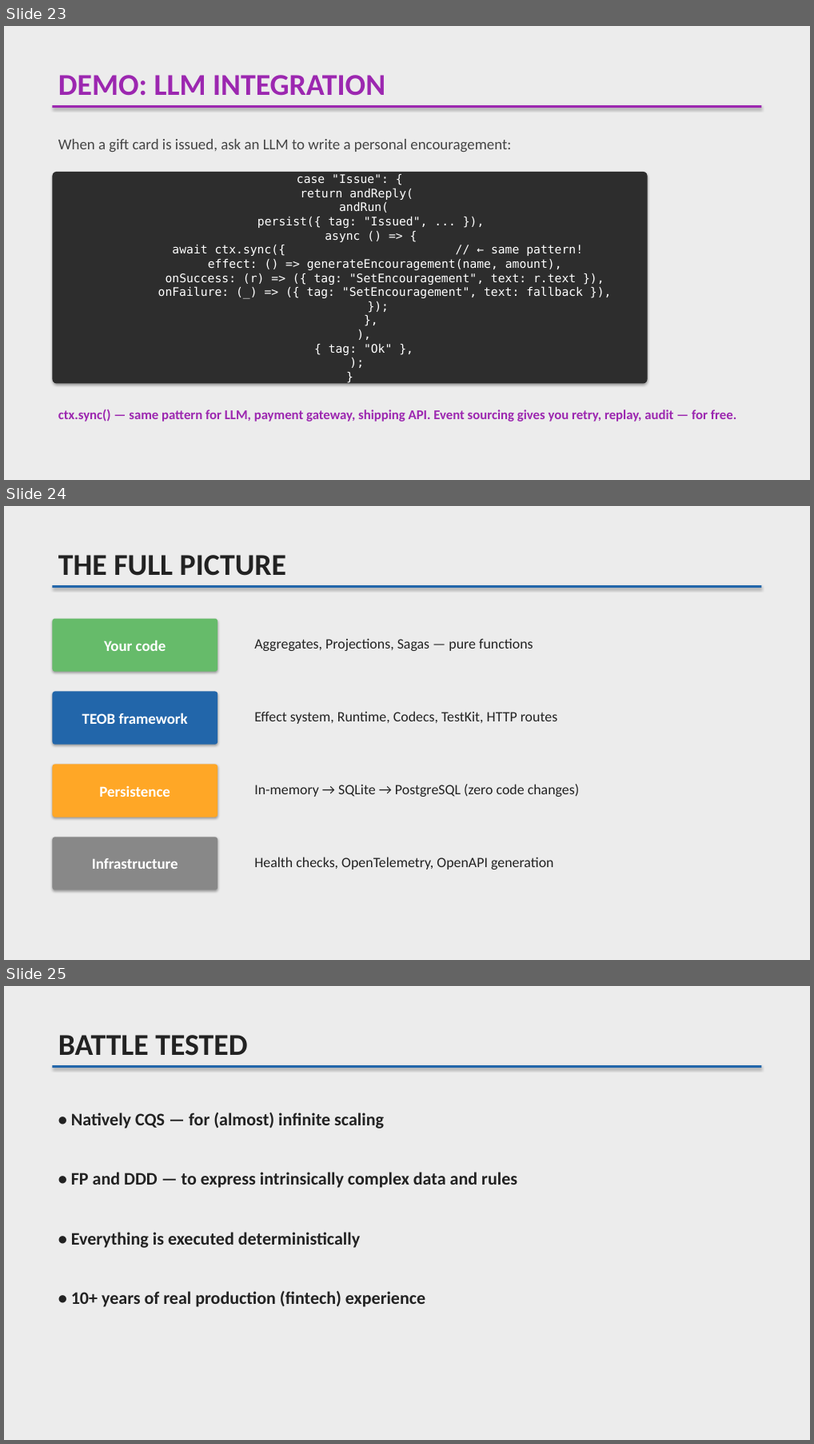
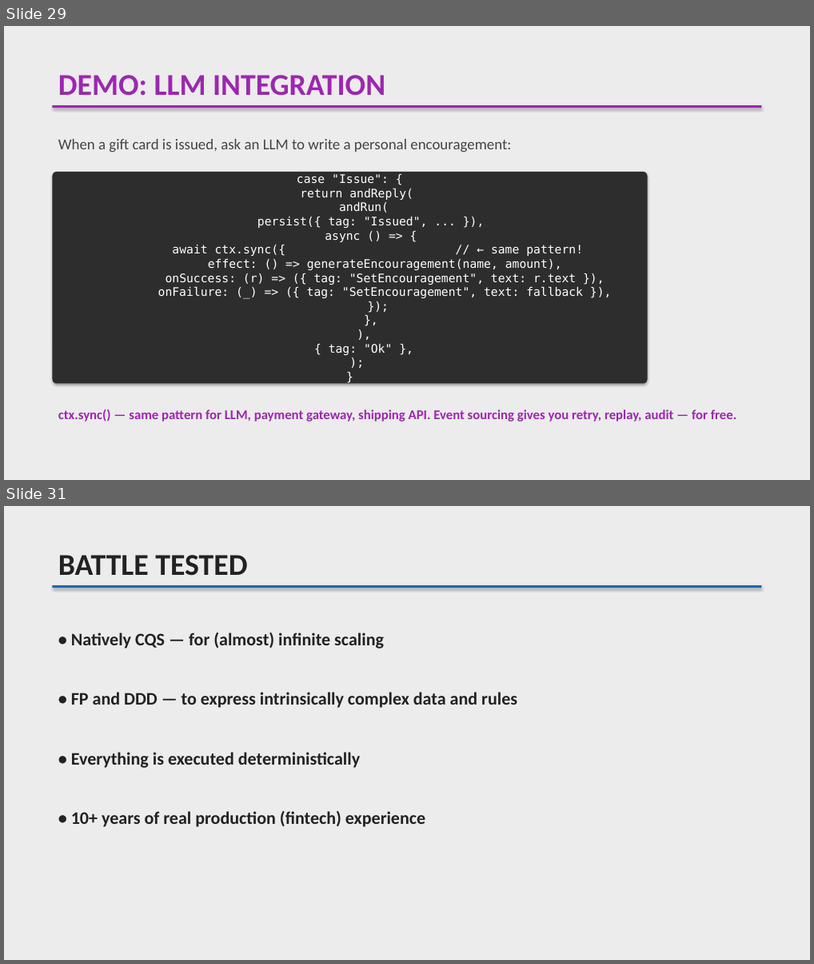
Before and after one commit to lambda-house/teob-ts-workshop-gift-card, a slide deck: slides/DDD-Workshop-Slides.pptx. Shown one above the other, each under a label of ours: slides 23, 24 and 25 before the commit, slides 29 and 31 after it; the slides between them are not shown. The pictures are 814x1444 and 814x964 pixels, drawn with LibreOffice and Linux fonts; fonts in the diff are those of the drawing. Boxes give left, top, right and bottom in pixels: in the first picture for what was removed or moved away, otherwise in the second. Text is boxed around its words. In the diff, an @@ line names an element or a change of style, - is before the commit and + after.

```diff
--- a/slides/DDD-Workshop-Slides.pptx
+++ b/slides/DDD-Workshop-Slides.pptx
@@ slide 24 removed at <box>4,506,810,960</box>, background #ECECEC @@
@@ text removed at <box>58,555,286,576</box> @@
-THE FULL PICTURE
@@ rectangle removed at <box>52,585,762,588</box> @@
@@ rounded rectangle removed at <box>52,619,218,671</box> @@
-Your code
@@ text removed at <box>254,638,534,651</box> @@
-Aggregates, Projections, Sagas — pure functions
@@ rounded rectangle removed at <box>52,691,218,744</box> @@
-TEOB framework
@@ text removed at <box>254,711,558,724</box> @@
-Effect system, Runtime, Codecs, TestKit, HTTP routes
@@ rounded rectangle removed at <box>52,764,218,817</box> @@
-Persistence
@@ text removed at <box>254,784,579,796</box> @@
-In-memory → SQLite → PostgreSQL (zero code changes)
@@ rounded rectangle removed at <box>52,837,218,889</box> @@
-Infrastructure
@@ text removed at <box>254,856,554,869</box> @@
-Health checks, OpenTelemetry, OpenAPI generation
@@ what was slide 23 is now slide 29 @@
@@ what was slide 25 is now slide 31 @@
```
Also in this commit, not shown: 4 slides changed, 7 slides added, 9 other files.
